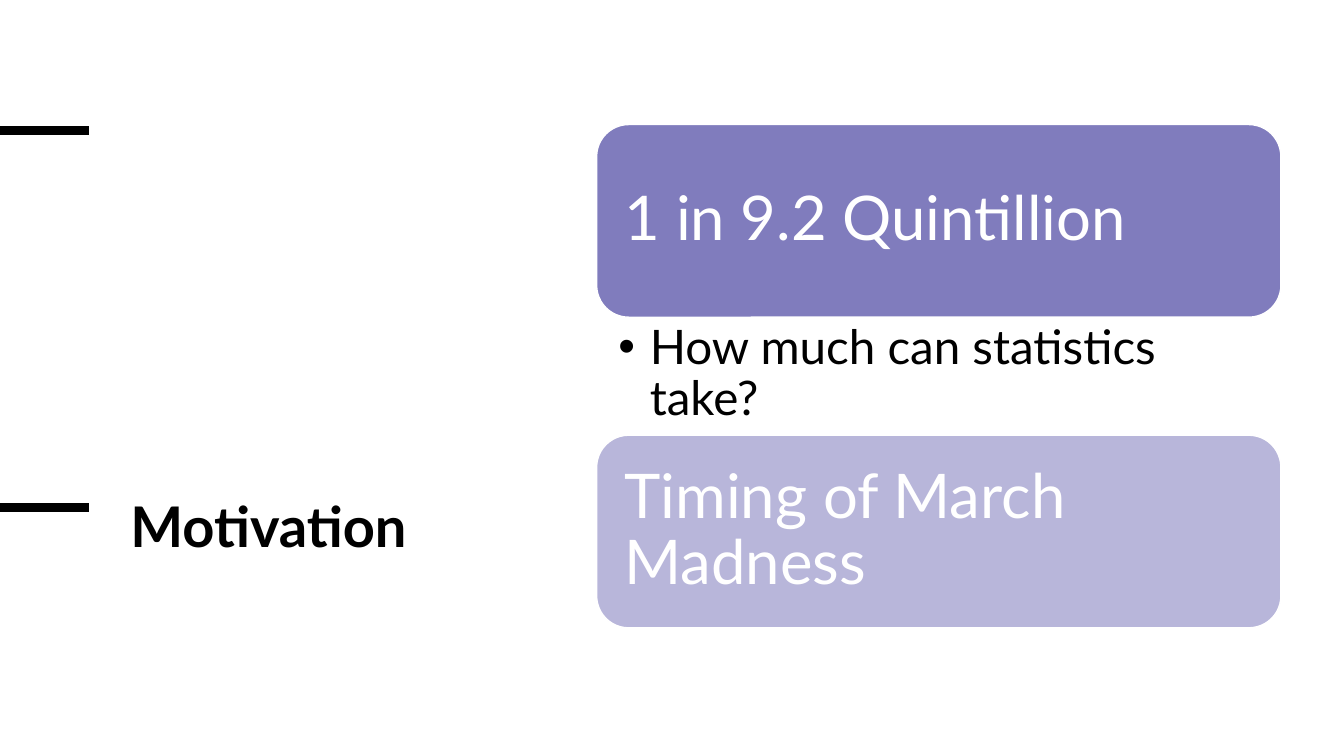
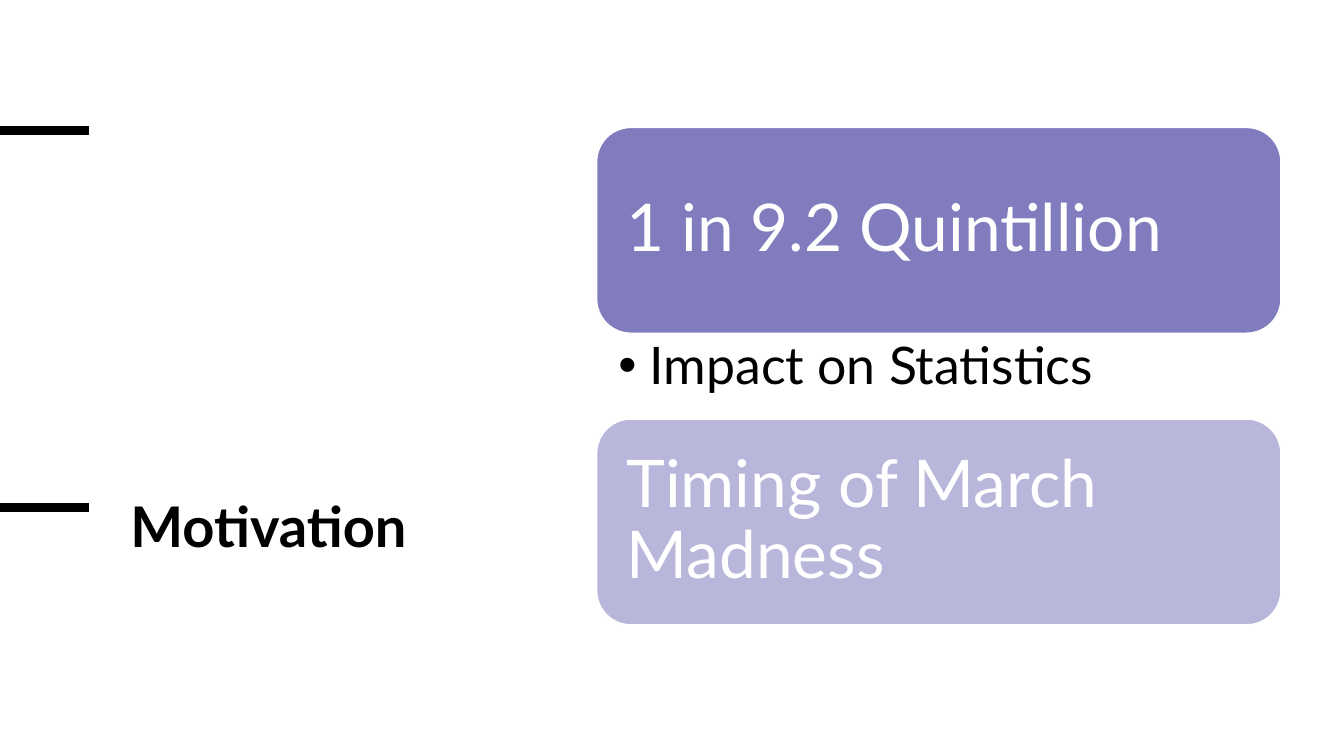
Before and after one commit to jstebick16-cloud/Stebick-Scores, a slide deck: slide 2 of Stebick-ScoresPresentation.pptx. Drawn at 1344x756 pixels with LibreOffice and Linux fonts; fonts in the diff are those of the drawing. Boxes give left, top, right and bottom in pixels: in the first picture for what was removed or moved away, otherwise in the second. Text is boxed around its words. In the diff, an @@ line names an element or a change of style, - is before the commit and + after.

Commit message:
Updated Presentation

```diff
--- a/Stebick-ScoresPresentation.pptx
+++ b/Stebick-ScoresPresentation.pptx
@@ rounded rectangle: place and size @@
-rounded rectangle at bbox=[597, 125, 1281, 318]
+rounded rectangle at bbox=[597, 127, 1281, 333]
@@ text "1 in 9.2 Quintillion" at bbox=[626, 202, 1161, 261]: size 44 to 47 pt; more space between paragraphs @@
@@ text at bbox=[650, 346, 1093, 393]: text changed; size 34 to 37 pt @@
-  • How much can statistics take?
+  • Impact on Statistics
@@ rounded rectangle: place and size @@
-rounded rectangle at bbox=[597, 436, 1281, 628]
+rounded rectangle at bbox=[597, 419, 1281, 625]
@@ text "Timing of March Madness" at bbox=[626, 459, 1098, 578]: size 44 to 47 pt; more space between paragraphs @@
@@ text "Timing of March Madness": place and size @@
-text "Timing of March Madness" at bbox=[625, 473, 1066, 584]
+text "Timing of March Madness" at bbox=[626, 459, 1098, 578]
```
Also in this commit, not shown: 1 other slide changed.
